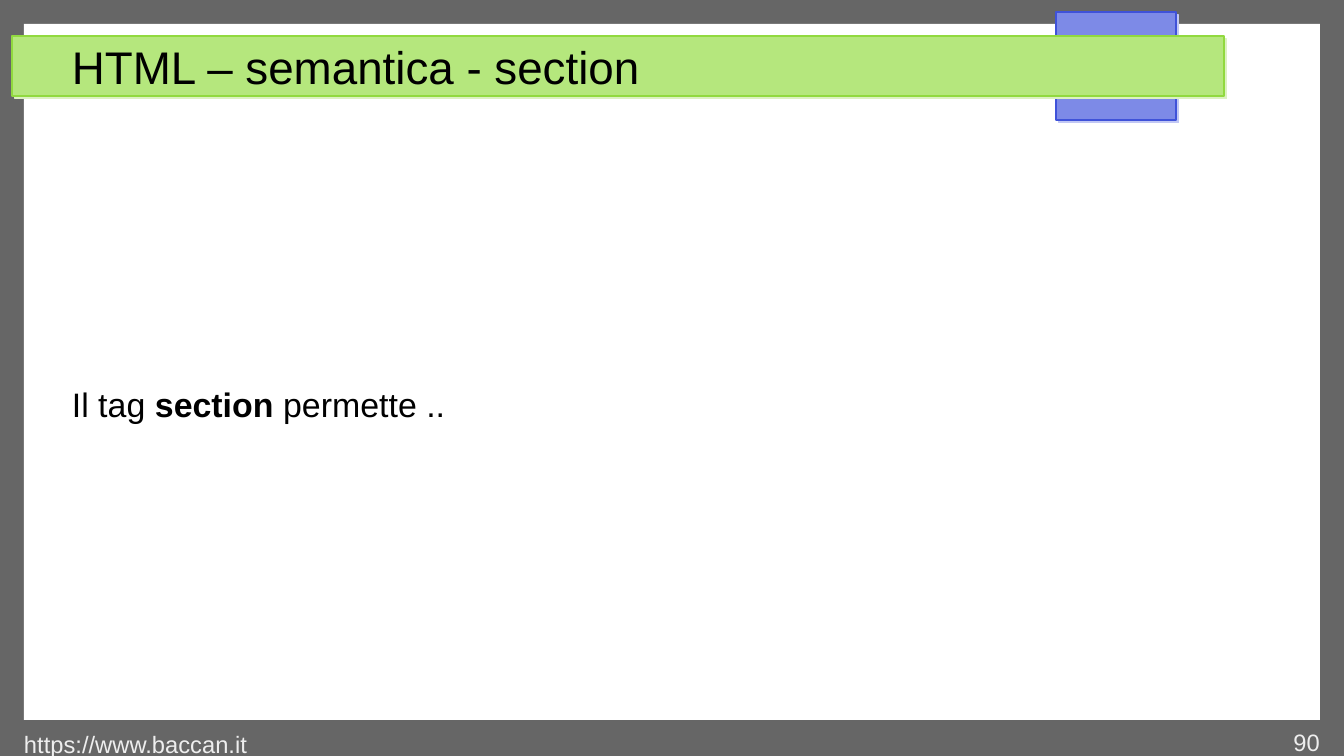
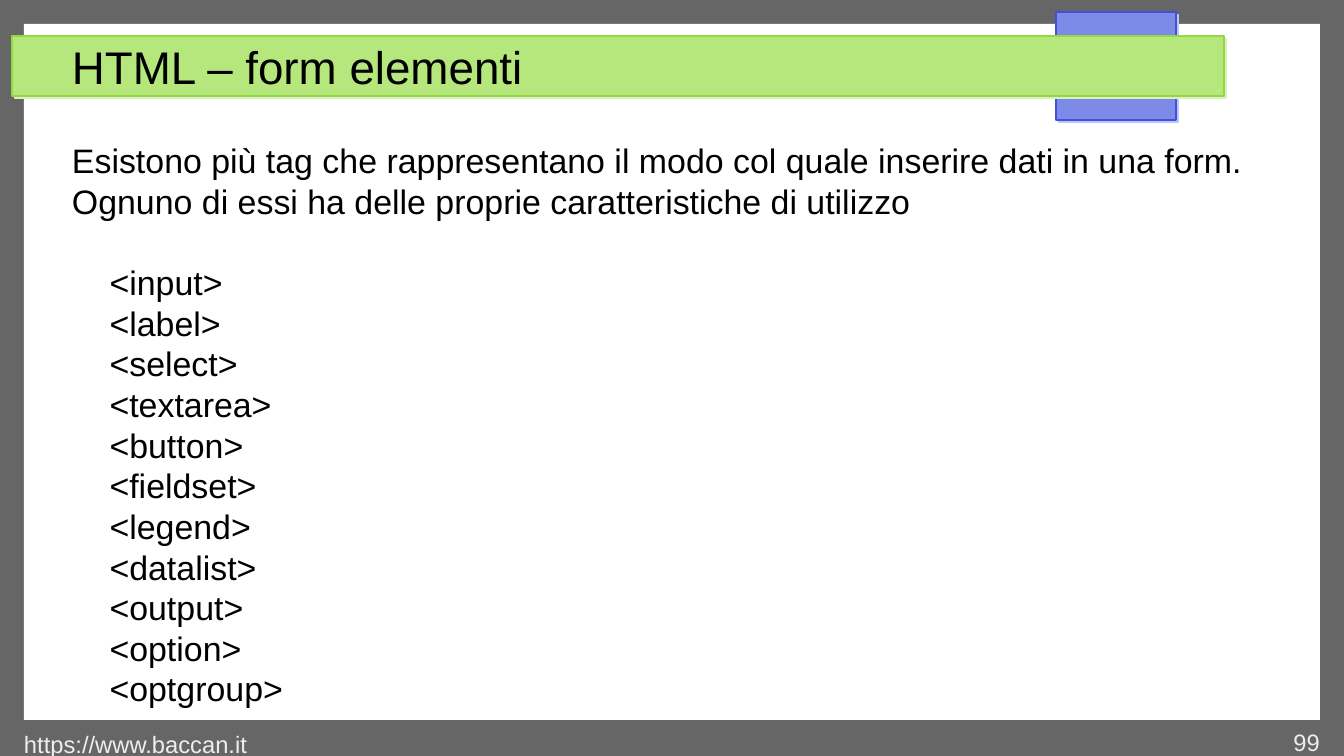
Before and after one commit to matteobaccan/CorsoHTML, a slide deck: slide 99 of Chapter_html.odp (slide 90 before the commit). Drawn at 1344x756 pixels with LibreOffice and Linux fonts; fonts in the diff are those of the drawing. Boxes give left, top, right and bottom in pixels: in the first picture for what was removed or moved away, otherwise in the second. Text is boxed around its words. In the diff, an @@ line names an element or a change of style, - is before the commit and + after.

Commit message:
Aggiornamento emoji e form

```diff
--- a/Chapter_html.odp
+++ b/Chapter_html.odp
@@ title at bbox=[72, 51, 523, 85]: text changed @@
-HTML – semantica - section
+HTML – form elementi
@@ text at bbox=[72, 148, 1241, 708]: text changed @@
-Il tag section permette ..
+Esistono più tag che rappresentano il modo col quale inserire dati in una form.
+Ognuno di essi ha delle proprie caratteristiche di utilizzo
+<input>
+<label>
+<select>
+<textarea>
+<button>
+<fieldset>
+<legend>
+<datalist>
+<output>
+<option>
+<optgroup>
@@ page number at bbox=[1293, 734, 1319, 751]: text changed @@
-90
+99
```
Also in this commit, not shown: 11 slides added, 5 other files.
